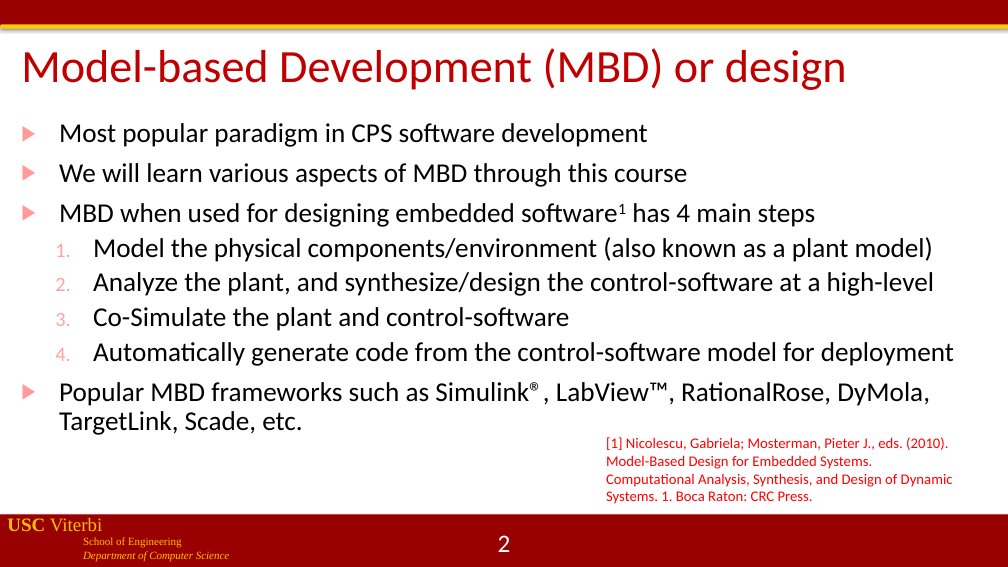
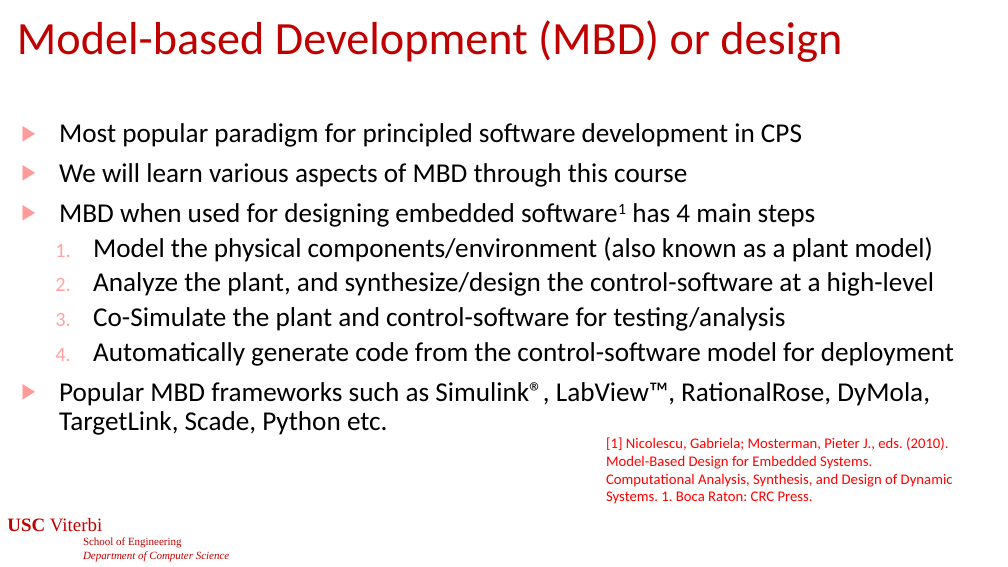
Before and after one commit to jdeshmukh/jdeshmukh.github.io, a slide deck: slide 2 of teaching/cs513slides/lecture1-Models.pptx. Drawn at 1008x567 pixels with LibreOffice and Linux fonts; fonts in the diff are those of the drawing; background and template pictures are left out. Boxes give left, top, right and bottom in pixels: in the first picture for what was removed or moved away, otherwise in the second. Text is boxed around its words. In the diff, an @@ line names an element or a change of style, - is before the commit and + after.

```diff
--- a/teaching/cs513slides/lecture1-Models.pptx
+++ b/teaching/cs513slides/lecture1-Models.pptx
@@ rectangle removed at bbox=[0, 0, 1008, 25] @@
@@ rectangle removed at bbox=[1, 24, 1008, 29] @@
@@ title "Model-based Development (MBD) or design": place and size @@
-title "Model-based Development (MBD) or design" at bbox=[21, 48, 847, 90]
+title "Model-based Development (MBD) or design" at bbox=[17, 20, 842, 62]
@@ text at bbox=[59, 123, 802, 147]: text changed @@
-▶ Most popular paradigm in CPS software development
+▶ Most popular paradigm for principled software development in CPS
@@ text at bbox=[93, 307, 785, 331]: text changed @@
-  3. Co-Simulate the plant and control-software
+  3. Co-Simulate the plant and control-software for testing/analysis
@@ text at bbox=[59, 382, 930, 435]: text changed @@
-▶ Popular MBD frameworks such as Simulink®, LabView™, RationalRose, DyMola, TargetLink, Scade, etc.
+▶ Popular MBD frameworks such as Simulink®, LabView™, RationalRose, DyMola, TargetLink, Scade, Python etc.
@@ text "USC Viterbi" at bbox=[7, 518, 229, 561]: text colour #FFC000 to #C00000 @@
@@ rectangle removed at bbox=[0, 515, 1008, 567] @@
```
Also in this commit, not shown: 53 other slides changed, 1 slide added, 3 other files.
